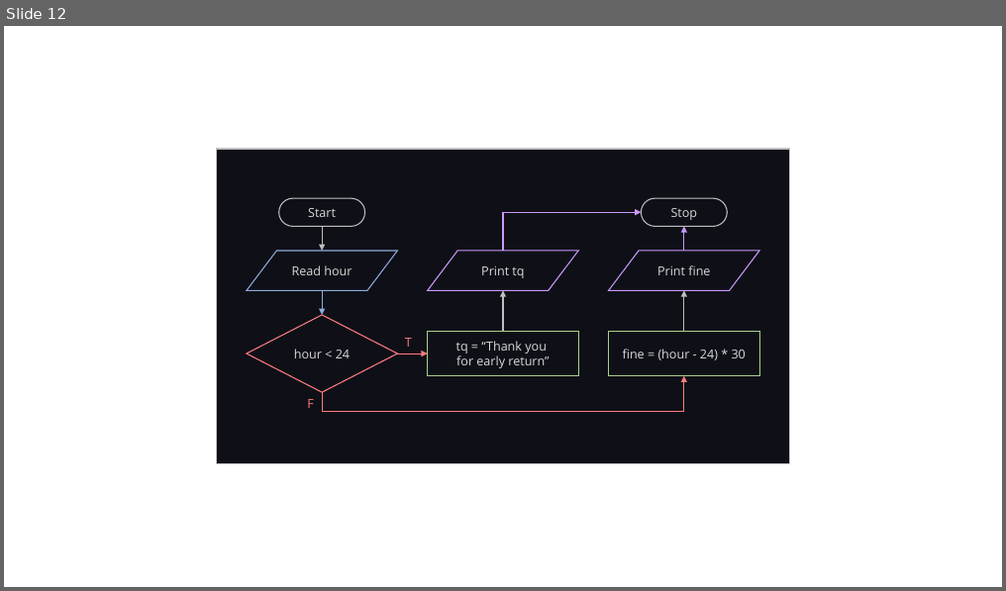
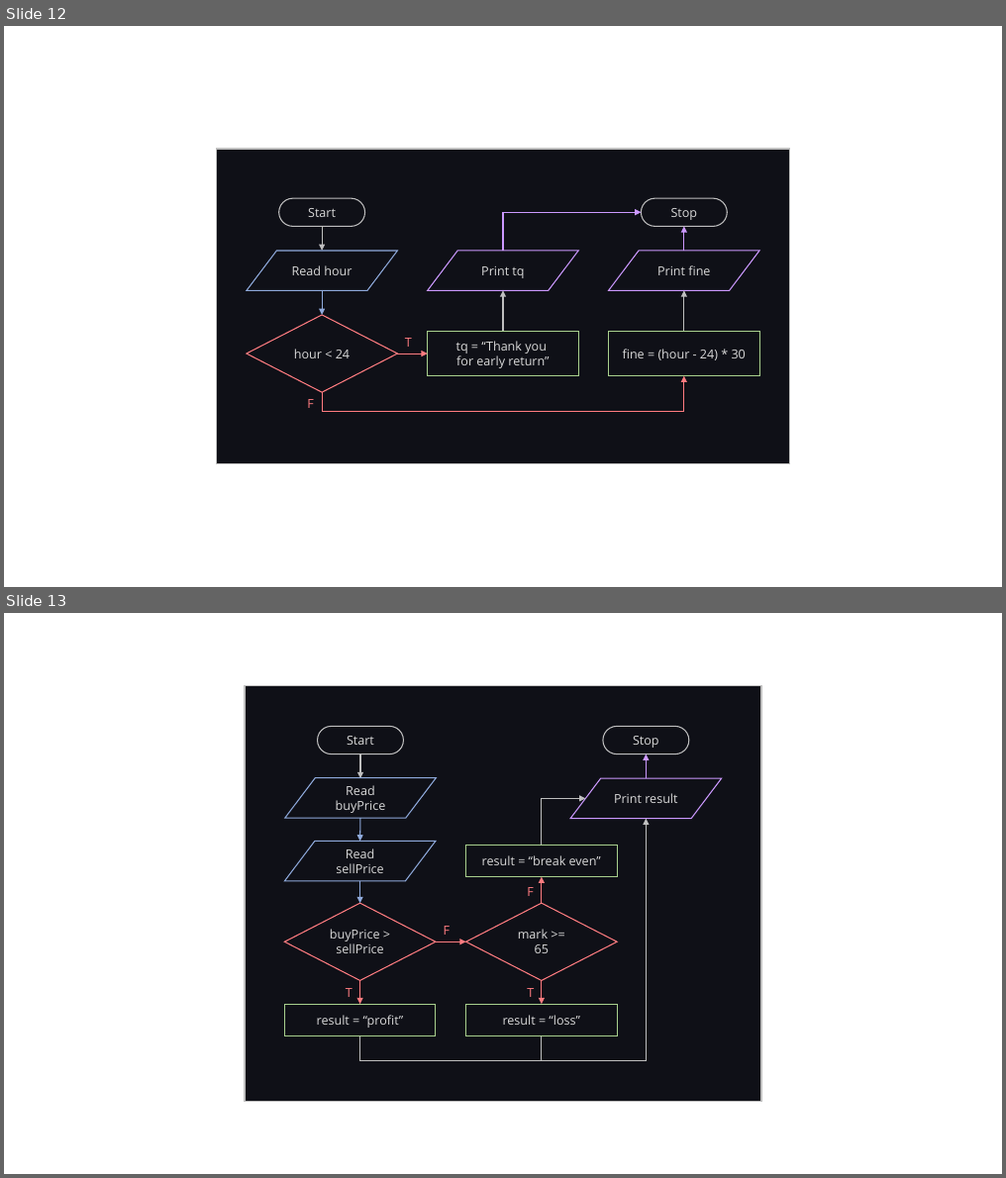
Before and after one commit to LimJY03/JavaMatriculation, a slide deck: Past Year Theory Questions/Resources/resources.pptx. Shown one above the other, each under a label of ours: slide 12 before the commit, slides 12 and 13 after it. The pictures are 1006x591 and 1006x1178 pixels, drawn with LibreOffice and Linux fonts; fonts in the diff are those of the drawing. Boxes give left, top, right and bottom in pixels: in the first picture for what was removed or moved away, otherwise in the second. Text is boxed around its words. In the diff, an @@ line names an element or a change of style, - is before the commit and + after.

```diff
--- a/Past Year Theory Questions/Resources/resources.pptx
+++ b/Past Year Theory Questions/Resources/resources.pptx
@@ slide 13 added at (4, 613, 1002, 1174), background #FFFFFF @@
@@ group added at (245, 685, 761, 1102): 8 arrows, 4 rectangles, 4 texts, 3 flow chart input outputs, 2 pill shapes, 2 diamonds, 2 elbow arrows, 1 line @@
+Start
+Stop
+Print result
+Read buyPrice
+buyPrice > sellPrice
+mark >= 65
+result = “profit”
+result = “loss”
+result = “break even”
+F
+T
+T
+Read sellPrice
+F
```
Also in this commit, not shown: 1 other file.
